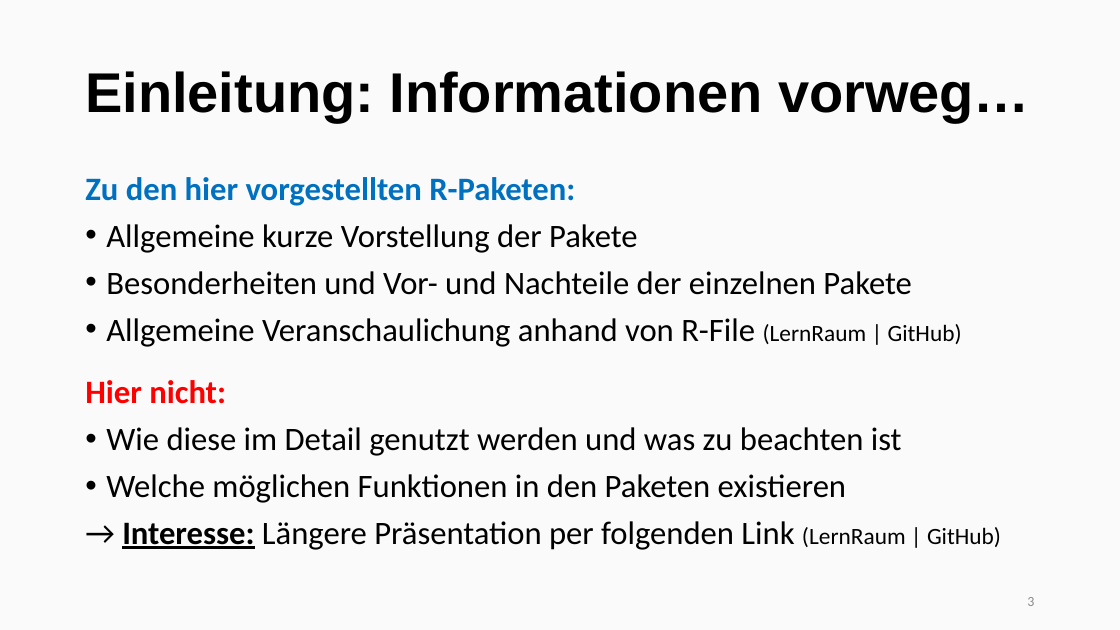
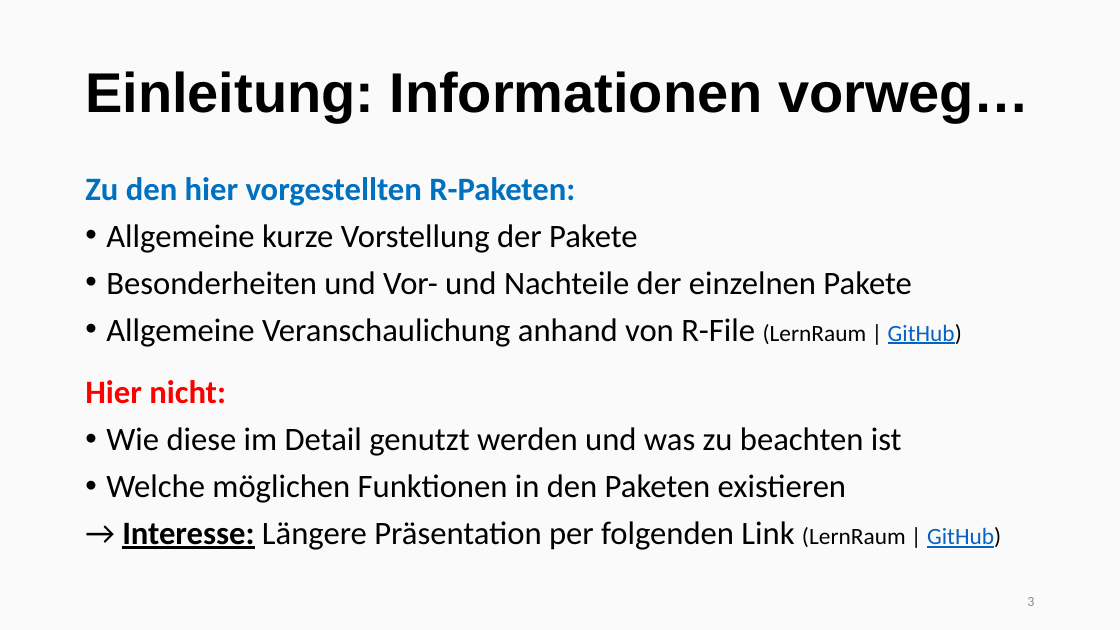
Before and after one commit to EscapeTheFate/LCA_in_R-Sozialwissenschaftsseminar_UniBi_SoSe2024, a slide deck: slide 3 of Cutted-Die Methode der latenten Klassenanalyse.pptx. Drawn at 1120x630 pixels with LibreOffice and Linux fonts; fonts in the diff are those of the drawing. Boxes give left, top, right and bottom in pixels: in the first picture for what was removed or moved away, otherwise in the second. Text is boxed around its words. In the diff, an @@ line names an element or a change of style, - is before the commit and + after.

```diff
--- a/Cutted-Die Methode der latenten Klassenanalyse.pptx
+++ b/Cutted-Die Methode der latenten Klassenanalyse.pptx
@@ text at (x1=106, y1=318, x2=1001, y2=550): text colour #000000 to #0563C1, underline on in "GitHub)", "GitHub)" @@
```
Also in this commit, not shown: 2 other slides changed, 2 other files.
